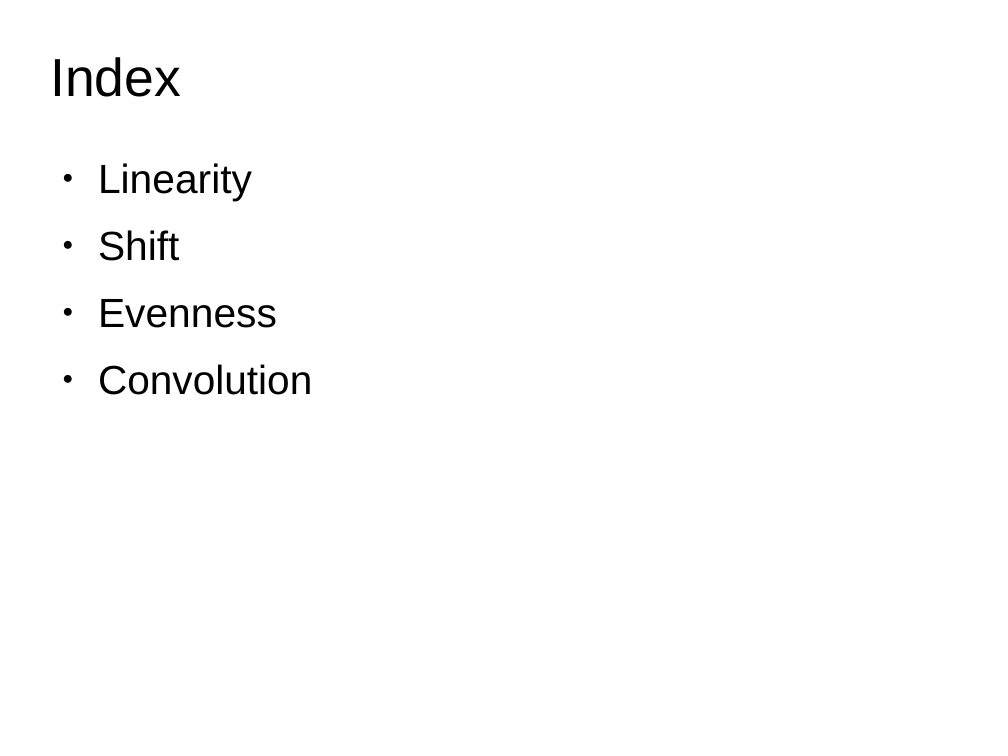
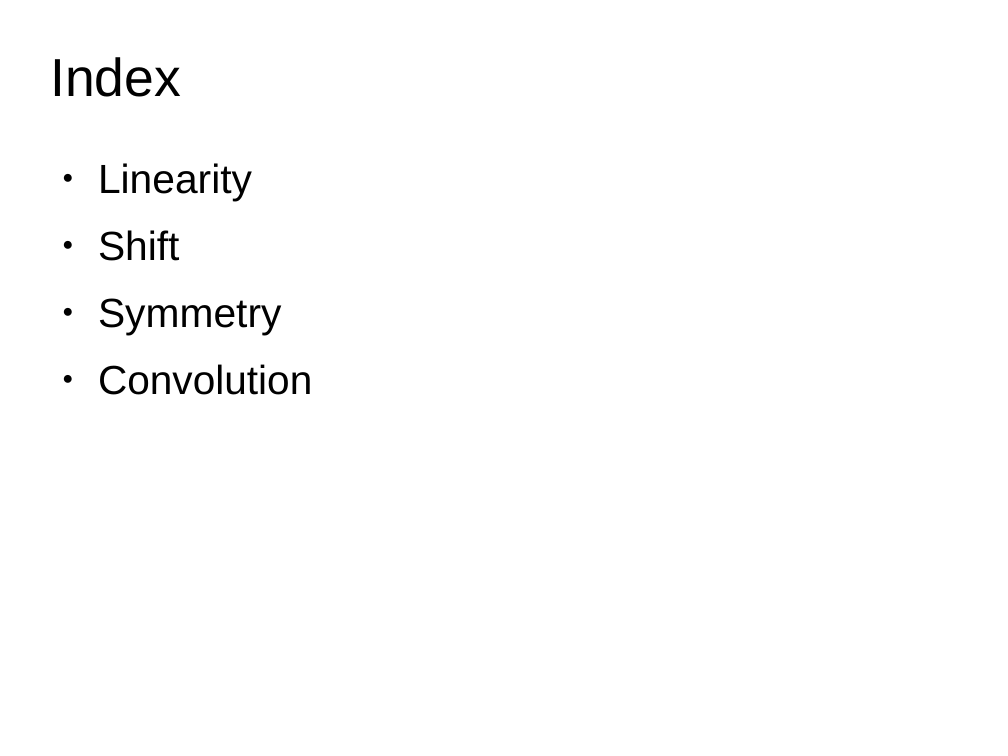
Before and after one commit to MTG/sms-tools, a slide deck: slide 2 of lectures/3-Fourier-theorems/Fourier-theorems-1.odp. Drawn at 1008x756 pixels with LibreOffice and Linux fonts; fonts in the diff are those of the drawing. Boxes give left, top, right and bottom in pixels: in the first picture for what was removed or moved away, otherwise in the second. Text is boxed around its words. In the diff, an @@ line names an element or a change of style, - is before the commit and + after.

```diff
--- a/lectures/3-Fourier-theorems/Fourier-theorems-1.odp
+++ b/lectures/3-Fourier-theorems/Fourier-theorems-1.odp
@@ text at [98, 298, 281, 335]: text changed @@
-● Evenness
+● Symmetry
```
Also in this commit, not shown: 2 other slides changed, 3 slides added, 3 slides removed, 27 other files.
